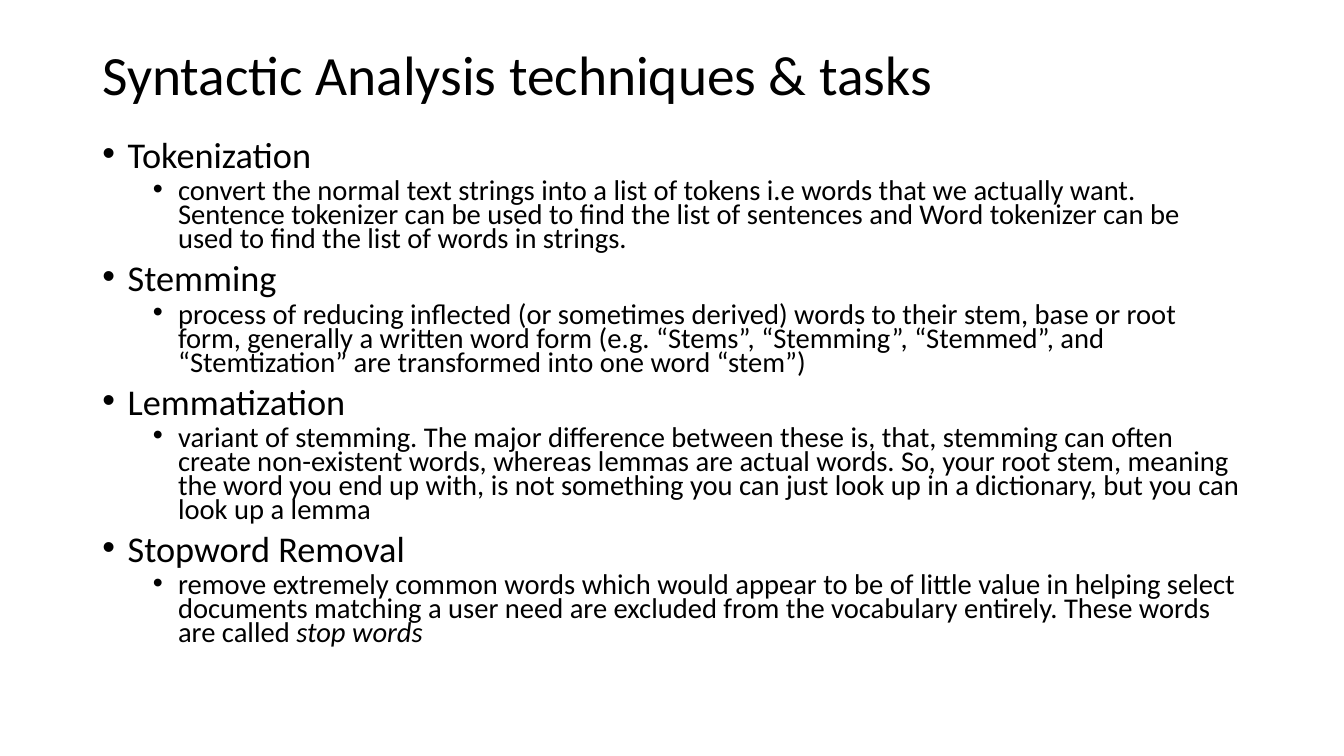
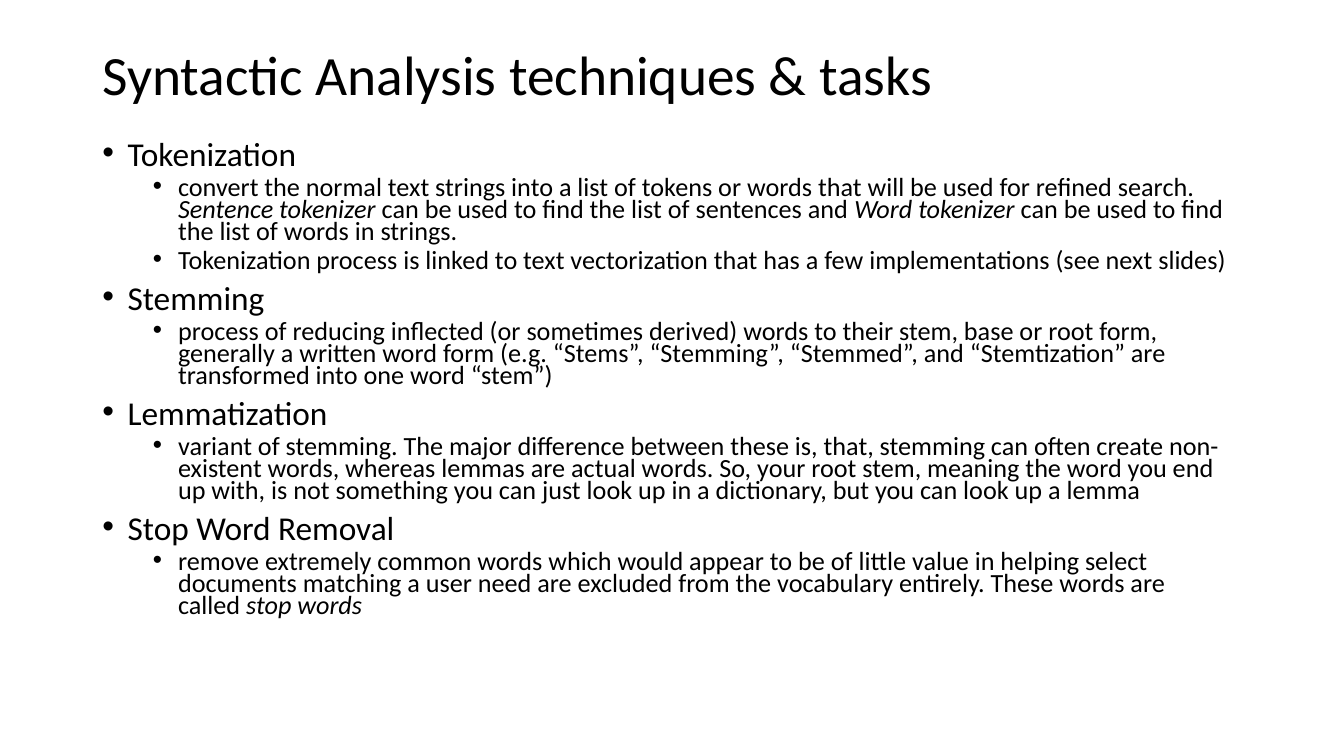
Before and after one commit to antongeorgescu/machine-learning-documentation, a slide deck: slide 7 of Natural Language Processing - Presentation.pptx. Drawn at 1344x756 pixels with LibreOffice and Linux fonts; fonts in the diff are those of the drawing. Boxes give left, top, right and bottom in pixels: in the first picture for what was removed or moved away, otherwise in the second. Text is boxed around its words. In the diff, an @@ line names an element or a change of style, - is before the commit and + after.

```diff
--- a/Natural Language Processing - Presentation.pptx
+++ b/Natural Language Processing - Presentation.pptx
@@ text at (128, 143, 1218, 619): size 25.9 to 23.8 pt in "Tokenization", "Stemming", "Lemmatization"; size 20.4 to 18.7 pt in "process of reducing inflected (or sometimes derived) ...", "variant of stemming. The major difference between ...", "remove extremely common words which would appear ..." @@
@@ text at (178, 177, 1225, 274): text changed; size 20.4 to 18.7 pt @@
-  • convert the normal text strings into a list of tokens i.e words that we actually want. Sentence tokenizer can be used to find the list of sentences and Word tokenizer can be used to find the list of words in strings.
+  • convert the normal text strings into a list of tokens or words that will be used for refined search. Sentence tokenizer can be used to find the list of sentences and Word tokenizer can be used to find the list of words in strings.
+  • Tokenization process is linked to text vectorization that has a few implementations (see next slides)
@@ text at (128, 517, 394, 546): text changed; size 25.9 to 23.8 pt @@
-• Stopword Removal
+• Stop Word Removal
```
Also in this commit, not shown: 11 other slides changed, 5 slides added, 1 slide removed.
